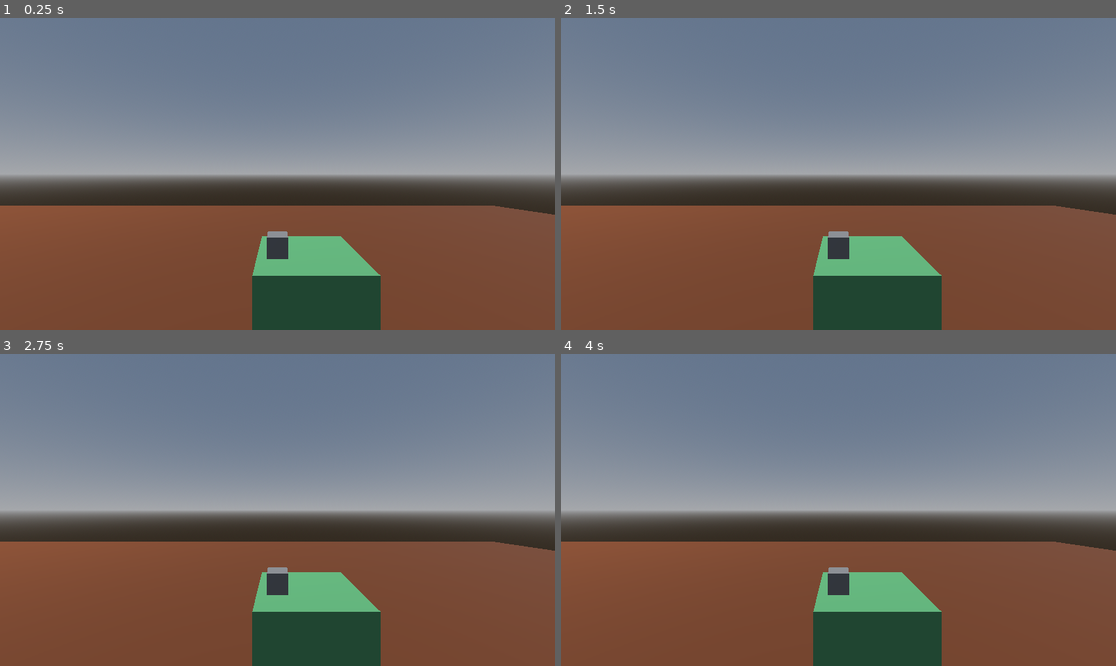
Above: before the commit, frames 1-4 (two rows, left to right).
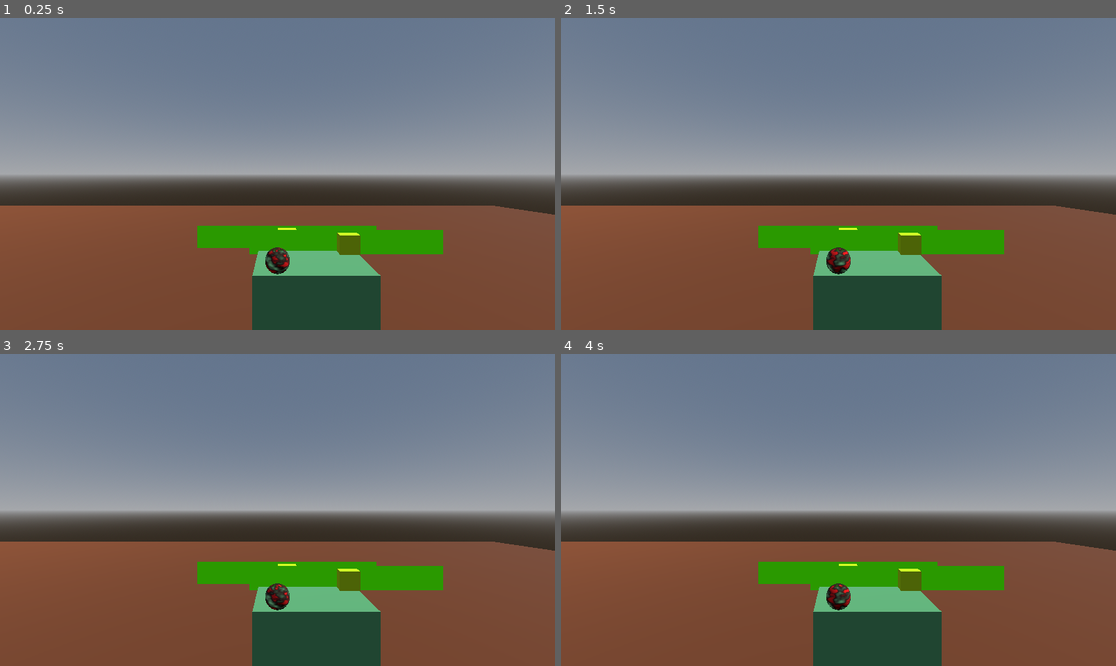
Above: after the commit, the same moments.

Repository: Akkuun/AreneDeMagiciens
Game: Godot game, scene res://Scenes/main.tscn
Same seed, same stepped clock (60 frames per second), same inputs: the game is played once before the commit and once after it.
Inputs (mouse positions are in pixels of both pictures, inside the frame that each line leads up to):
- Up to frame 1 (0.25 s): no input
- Up to frame 2 (1.5 s): tap Enter (ui_accept) at 0.5, 0.77, 1.07 s; move the mouse to (960, 158) at 0.52 s; hold Right (ui_right) 0.53-1.25 s; click (960, 158) at 0.67 s; drag from (727, 189) to (810, 236) at 1.27 s
- Up to frame 3 (2.75 s): move the mouse to (333, 441) at 2.02 s; hold Right (ui_right) from 2.03 s (still down)
- Up to frame 4 (4 s): release Right (ui_right) at 2.75 s; drag from (810, 572) to (672, 463) at 2.77 s; move the mouse to (1005, 556) at 3.52 s; hold Left (ui_left) from 3.53 s (still down); tap Enter (ui_accept) at 3.77 s

The runs differ from the first frame. In frame 1, 3.8% of the frame differs, in the area x 35-80%, y 66-83%; in frame 2, 3.8%; in frame 3, 3.8%; in frame 4, 3.8%.

Commit message:
status handling

Diff:
--- /dev/null
+++ b/jeu/arene-de-magicien/Scenes/components/entities/health_bar.gd
@@ -0,0 +1,10 @@
+extends Sprite3D
+
+@export var max_value: int = 100
+
+func _ready() -> void:
+	$SubViewport/ProgressBar.max_value = max_value
+	$SubViewport/ProgressBar.value = max_value
+
+func update_value(value: int):
+	$SubViewport/ProgressBar.value = value
--- /dev/null
+++ b/jeu/arene-de-magicien/Scenes/components/entities/health_bar.tscn
@@ -0,0 +1,39 @@
+[gd_scene load_steps=5 format=3 uid="uid://cahg2cogmbwae"]
+
+[ext_resource type="Script" uid="uid://bho3lehmadwfg" path="res://scenes/components/entities/health_bar.gd" id="1_atoxo"]
+
+[sub_resource type="ViewportTexture" id="ViewportTexture_atoxo"]
+viewport_path = NodePath("SubViewport")
+
+[sub_resource type="StyleBoxFlat" id="StyleBoxFlat_atoxo"]
+bg_color = Color(0.6, 0, 0, 0.078431375)
+
+[sub_resource type="StyleBoxFlat" id="StyleBoxFlat_52mkm"]
+bg_color = Color(0.16999999, 0.6, 0, 1)
+
+[node name="HealthBar" type="Sprite3D"]
+billboard = 2
+texture = SubResource("ViewportTexture_atoxo")
+script = ExtResource("1_atoxo")
+
+[node name="SubViewport" type="SubViewport" parent="."]
+disable_3d = true
+transparent_bg = true
+size = Vector2i(200, 25)
+size_2d_override = Vector2i(100, 20)
+
+[node name="ProgressBar" type="ProgressBar" parent="SubViewport"]
+anchors_preset = 4
+anchor_top = 0.5
+anchor_bottom = 0.5
+offset_top = -10.0
+offset_right = 200.0
+offset_bottom = 15.0
+grow_vertical = 2
+size_flags_horizontal = 3
+size_flags_vertical = 2
+theme_override_styles/background = SubResource("StyleBoxFlat_atoxo")
+theme_override_styles/fill = SubResource("StyleBoxFlat_52mkm")
+value = 50.0
+rounded = true
+show_percentage = false
--- /dev/null
+++ b/jeu/arene-de-magicien/Scenes/components/entities/life_component.gd
@@ -0,0 +1,25 @@
+extends Node
+
+signal dead()
+signal new_value(val: int)
+
+@export var max_life = 100
+@export var current_life = 0
+
+func _ready() -> void:
+	if(current_life == 0):
+		current_life = max_life
+
+func take_damage(quantity: int):
+	current_life -= quantity
+	if(current_life <= 0):
+		dead.emit()
+	else :
+		new_value.emit(current_life)
+
+func give_life(quantity: int):
+	current_life += quantity
+	if(current_life > max_life):
+		current_life = max_life
+
+	new_value.emit(current_life)
--- /dev/null
+++ b/jeu/arene-de-magicien/Scenes/components/entities/life_component.tscn
@@ -0,0 +1,6 @@
+[gd_scene load_steps=2 format=3 uid="uid://6kwajc2m7wut"]
+
+[ext_resource type="Script" uid="uid://b5ytkor1jhbdp" path="res://scenes/components/entities/life_component.gd" id="1_ple2v"]
+
+[node name="LifeComponent" type="Node"]
+script = ExtResource("1_ple2v")
--- /dev/null
+++ b/jeu/arene-de-magicien/Scenes/components/physic/status_giver.gd
@@ -0,0 +1,3 @@
+class_name StatusGiver extends Area3D
+
+@export var status: Global.StatusEnum
--- /dev/null
+++ b/jeu/arene-de-magicien/Scenes/components/physic/status_giver.tscn
@@ -0,0 +1,8 @@
+[gd_scene load_steps=2 format=3 uid="uid://cfher8otowoge"]
+
+[ext_resource type="Script" uid="uid://enq82v1do81s" path="res://scenes/components/physic/status_giver.gd" id="1_r5nho"]
+
+[node name="StatusGiver" type="Area3D"]
+collision_layer = 32768
+collision_mask = 0
+script = ExtResource("1_r5nho")
--- /dev/null
+++ b/jeu/arene-de-magicien/Scenes/components/physic/status_manager.gd
@@ -0,0 +1,73 @@
+extends Node3D
+
+const StatusEnum = Global.StatusEnum
+
+signal status_applied(status: StatusEnum)
+signal status_removed(status: StatusEnum)
+signal dammage_taken(quantity: int)
+
+@onready var status_giver_scene: PackedScene = load("res://scenes/components/physic/status_giver.tscn")
+
+@export var emit_shape : CollisionShape3D
+
+@export var status_tick_rates: Dictionary[StatusEnum, float] = {
+	StatusEnum.FIRE: 0.5,
+	StatusEnum.WATER: 0
+}
+var status_timers: Dictionary[StatusEnum, Timer];
+
+@export var status_damages: Dictionary[StatusEnum, int] = {
+	StatusEnum.FIRE: 10,
+	StatusEnum.WATER: 20
+}
+
+var active_status: Dictionary[StatusEnum, bool] = {
+	StatusEnum.FIRE: false,
+	StatusEnum.WATER: false
+}
+
+var active_givers: Dictionary[StatusEnum, StatusGiver]
+
+func _ready() -> void:
+	for child in get_children():
+		if(child is StatusReceiver):
+			child.status_entered.connect(received)
+			child.status_leaved.connect(leaved)
+
+
+func received(status: StatusEnum):
+	if(status == StatusEnum.WATER and active_status[StatusEnum.FIRE]):
+		remove_status(StatusEnum.FIRE)
+	elif(status == StatusEnum.FIRE and active_status[StatusEnum.WATER]):
+		return
+	elif(!active_status[status]):
+		active_status[status] = true
+		emit_signal("status_applied", status)
+		if(emit_shape != null):
+			var new_giver := status_giver_scene.instantiate() as StatusGiver
+			new_giver.status = status
+			new_giver.add_child(emit_shape.duplicate())
+			active_givers[status] = new_giver
+			add_child(new_giver)
+
+		if(status_tick_rates[status] != 0):
+			var timer := Timer.new()
+			timer.one_shot = false
+			timer.timeout.connect(func() : dammage_taken.emit(status_damages[status]))
+			status_timers[status] = timer
+			add_child(timer)
+			timer.start(status_tick_rates[status])
+
+func remove_status(status: StatusEnum):
+	if(active_status[status]):
+		active_status[status] = false
+		emit_signal("status_removed", status)
+		if(active_givers.has(status)):
+			active_givers[status].queue_free()
+			active_givers.erase(status)
+		if(status_timers.has(status)):
+			status_timers[status].queue_free()
+			status_timers.erase(status)
+
+func leaved(status: StatusEnum):
+	pass
--- /dev/null
+++ b/jeu/arene-de-magicien/Scenes/components/physic/status_manager.tscn
@@ -0,0 +1,6 @@
+[gd_scene load_steps=2 format=3 uid="uid://cadnxif7rc8x6"]
+
+[ext_resource type="Script" uid="uid://cn8ps7l038omn" path="res://scenes/components/physic/status_manager.gd" id="1_vanwc"]
+
+[node name="StatusManager" type="Node3D"]
+script = ExtResource("1_vanwc")
--- /dev/null
+++ b/jeu/arene-de-magicien/Scenes/components/physic/status_receiver.gd
@@ -0,0 +1,12 @@
+class_name StatusReceiver extends Area3D
+
+signal status_entered(status: Global.StatusEnum)
+signal status_leaved(status: Global.StatusEnum)
+
+
+func _on_area_entered(area: StatusGiver) -> void:
+	status_entered.emit(area.status)
+
+
+func _on_area_exited(area: StatusGiver) -> void:
+	status_leaved.emit(area.status)
--- /dev/null
+++ b/jeu/arene-de-magicien/Scenes/components/physic/status_receiver.tscn
@@ -0,0 +1,11 @@
+[gd_scene load_steps=2 format=3 uid="uid://6xrhl8xrpiap"]
+
+[ext_resource type="Script" uid="uid://bh06rqf0rrgfh" path="res://scenes/components/physic/status_receiver.gd" id="1_l6ku0"]
+
+[node name="StatusReceiver" type="Area3D"]
+collision_layer = 0
+collision_mask = 32768
+script = ExtResource("1_l6ku0")
+
+[connection signal="area_entered" from="." to="." method="_on_area_entered"]
+[connection signal="area_exited" from="." to="." method="_on_area_exited"]
--- a/jeu/arene-de-magicien/Scenes/levels/testing_level.tscn
+++ b/jeu/arene-de-magicien/Scenes/levels/testing_level.tscn
@@ -1,7 +1,8 @@
-[gd_scene load_steps=8 format=3 uid="uid://3sf17jrqljre"]
+[gd_scene load_steps=9 format=3 uid="uid://3sf17jrqljre"]
 
 [ext_resource type="PackedScene" uid="uid://eqpudws0tesx" path="res://scenes/player/player.tscn" id="1_11dnb"]
-[ext_resource type="PackedScene" uid="uid://b4a5ev65eq263" path="res://scenes/objects/box.tscn" id="2_otqx3"]
+[ext_resource type="PackedScene" uid="uid://2c5wbo30qr6t" path="res://scenes/objects/wood_box/wood_box.tscn" id="2_otqx3"]
+[ext_resource type="PackedScene" uid="uid://365incy5omk3" path="res://scenes/objects/fire_ball/fire_ball.tscn" id="3_w33dm"]
 
 [sub_resource type="ProceduralSkyMaterial" id="ProceduralSkyMaterial_11dnb"]
 
@@ -39,5 +40,11 @@
 transform = Transform3D(1, 0, 0, 0, 1, 0, 0, 0, 1, 2, 0.6, 0)
 material = SubResource("StandardMaterial3D_otqx3")
 
-[node name="Box" parent="." instance=ExtResource("2_otqx3")]
-transform = Transform3D(1, 0, 0, 0, 1, 0, 0, 0, 1, 0, 1, -2)
+[node name="WoodBox" parent="." instance=ExtResource("2_otqx3")]
+transform = Transform3D(1, 0, 0, 0, 1, 0, 0, 0, 1, 0.10541484, 1.0123209, -2.2643876)
+
+[node name="WoodBox2" parent="." instance=ExtResource("2_otqx3")]
+transform = Transform3D(1, 0, 0, 0, 1, 0, 0, 0, 1, 0.71281457, 1.0123209, -2.0978372)
+
+[node name="FireBall" parent="." instance=ExtResource("3_w33dm")]
+transform = Transform3D(1, 0, 0, 0, 1, 0, 0, 0, 1, 0, 0.96902835, -1.6511594)
--- a/jeu/arene-de-magicien/Scenes/objects/box.tscn
+++ /dev/null
@@ -1,33 +0,0 @@
-[gd_scene load_steps=5 format=3 uid="uid://b4a5ev65eq263"]
-
-[ext_resource type="Script" uid="uid://0p0evtue2h4p" path="res://addons/godot-xr-tools/objects/pickable.gd" id="1_tf0hf"]
-[ext_resource type="Script" uid="uid://d2kkwux61u3vr" path="res://addons/godot-xr-tools/objects/grab_points/grab_point_hand.gd" id="2_vfogt"]
-
-[sub_resource type="BoxShape3D" id="BoxShape3D_fjwrh"]
-size = Vector3(0.2, 0.2, 0.2)
-
-[sub_resource type="BoxMesh" id="BoxMesh_e81tp"]
-size = Vector3(0.2, 0.2, 0.2)
-
-[node name="Box" type="RigidBody3D"]
-collision_layer = 4
-collision_mask = 196615
-script = ExtResource("1_tf0hf")
-metadata/_custom_type_script = "uid://0p0evtue2h4p"
-
-[node name="CollisionShape3D" type="CollisionShape3D" parent="."]
-shape = SubResource("BoxShape3D_fjwrh")
-
-[node name="Model" type="MeshInstance3D" parent="."]
-mesh = SubResource("BoxMesh_e81tp")
-
-[node name="XRToolsGrabPointHand" type="Marker3D" parent="."]
-transform = Transform3D(0.462973, -0.7811323, 0.4189133, 0.860253, 0.5098674, 0, -0.21359025, 0.3603714, 0.9080262, -0.15354282, -0.06509051, 0)
-script = ExtResource("2_vfogt")
-metadata/_custom_type_script = "uid://d2kkwux61u3vr"
-
-[node name="XRToolsGrabPointHand2" type="Marker3D" parent="."]
-transform = Transform3D(0.6046091, 0.6581296, -0.4486796, -0.736416, 0.67652905, 0, 0.3035448, 0.33041483, 0.8936927, 0.14744878, -0.06536585, 0)
-script = ExtResource("2_vfogt")
-hand = 1
-metadata/_custom_type_script = "uid://d2kkwux61u3vr"
--- /dev/null
+++ b/jeu/arene-de-magicien/Scenes/objects/fire_ball/fire_ball.tscn
@@ -0,0 +1,32 @@
+[gd_scene load_steps=7 format=3 uid="uid://365incy5omk3"]
+
+[ext_resource type="PackedScene" uid="uid://cfher8otowoge" path="res://scenes/components/physic/status_giver.tscn" id="1_8jl72"]
+[ext_resource type="Script" uid="uid://0p0evtue2h4p" path="res://addons/godot-xr-tools/objects/pickable.gd" id="1_vhx4u"]
+[ext_resource type="Material" uid="uid://djjwuh3t4tgsg" path="res://resources/materials/fire_material.tres" id="2_t5jws"]
+
+[sub_resource type="SphereShape3D" id="SphereShape3D_dpp8x"]
+radius = 0.1
+
+[sub_resource type="SphereMesh" id="SphereMesh_8jl72"]
+material = ExtResource("2_t5jws")
+radius = 0.1
+height = 0.2
+
+[sub_resource type="SphereShape3D" id="SphereShape3D_06g50"]
+radius = 0.15
+
+[node name="FireBall" type="RigidBody3D"]
+script = ExtResource("1_vhx4u")
+metadata/_custom_type_script = "uid://0p0evtue2h4p"
+
+[node name="CollisionShape3D" type="CollisionShape3D" parent="."]
+shape = SubResource("SphereShape3D_dpp8x")
+
+[node name="MeshInstance3D" type="MeshInstance3D" parent="."]
+mesh = SubResource("SphereMesh_8jl72")
+skeleton = NodePath("")
+
+[node name="StatusGiver" parent="." instance=ExtResource("1_8jl72")]
+
+[node name="CollisionShape3D" type="CollisionShape3D" parent="StatusGiver"]
+shape = SubResource("SphereShape3D_06g50")
--- /dev/null
+++ b/jeu/arene-de-magicien/Scenes/objects/wood_box/wood_box.gd
@@ -0,0 +1,22 @@
+@tool
+extends XRToolsPickable
+
+
+@export var fine_material: BaseMaterial3D
+@export var on_fire_material: ShaderMaterial
+
+func _ready():
+	$Model.material_overlay = fine_material
+
+func _on_status_manager_status_applied(status: int) -> void:
+	if(status == Global.StatusEnum.FIRE):
+		$Model.material_overlay = on_fire_material
+
+
+func _on_status_manager_status_removed(status: int) -> void:
+	$Model.material_overlay = fine_material
+	$Model.material_overlay = null
+
+
+func _on_life_component_dead() -> void:
+	queue_free()
--- /dev/null
+++ b/jeu/arene-de-magicien/Scenes/objects/wood_box/wood_box.tscn
@@ -0,0 +1,77 @@
+[gd_scene load_steps=14 format=3 uid="uid://2c5wbo30qr6t"]
+
+[ext_resource type="Script" uid="uid://co05522ifjsgl" path="res://scenes/objects/wood_box/wood_box.gd" id="1_v73se"]
+[ext_resource type="Script" uid="uid://d2kkwux61u3vr" path="res://addons/godot-xr-tools/objects/grab_points/grab_point_hand.gd" id="2_gftlw"]
+[ext_resource type="Material" uid="uid://djjwuh3t4tgsg" path="res://resources/materials/fire_material.tres" id="2_v73se"]
+[ext_resource type="PackedScene" uid="uid://cadnxif7rc8x6" path="res://scenes/components/physic/status_manager.tscn" id="3_vcypb"]
+[ext_resource type="PackedScene" uid="uid://6xrhl8xrpiap" path="res://scenes/components/physic/status_receiver.tscn" id="4_1bmi6"]
+[ext_resource type="PackedScene" uid="uid://6kwajc2m7wut" path="res://scenes/components/entities/life_component.tscn" id="6_gftlw"]
+[ext_resource type="PackedScene" uid="uid://cahg2cogmbwae" path="res://scenes/components/entities/health_bar.tscn" id="7_vcypb"]
+
+[sub_resource type="StandardMaterial3D" id="StandardMaterial3D_1bmi6"]
+albedo_color = Color(0.83333325, 1, 0, 1)
+
+[sub_resource type="BoxShape3D" id="BoxShape3D_1bmi6"]
+size = Vector3(0.21, 0.21, 0.21)
+
+[sub_resource type="BoxShape3D" id="BoxShape3D_v73se"]
+size = Vector3(0.3, 0.3, 0.3)
+
+[sub_resource type="ViewportTexture" id="ViewportTexture_vquhi"]
+viewport_path = NodePath("SubViewport")
+
+[sub_resource type="BoxShape3D" id="BoxShape3D_fjwrh"]
+size = Vector3(0.2, 0.2, 0.2)
+
+[sub_resource type="BoxMesh" id="BoxMesh_e81tp"]
+size = Vector3(0.2, 0.2, 0.2)
+
+[node name="WoodBox" type="RigidBody3D"]
+collision_layer = 4
+collision_mask = 196615
+script = ExtResource("1_v73se")
+fine_material = SubResource("StandardMaterial3D_1bmi6")
+on_fire_material = ExtResource("2_v73se")
+metadata/_custom_type_script = "uid://0p0evtue2h4p"
+
+[node name="StatusManager" parent="." node_paths=PackedStringArray("emit_shape") instance=ExtResource("3_vcypb")]
+emit_shape = NodePath("StatusReceiver2/CollisionShape3D")
+
+[node name="CollisionShape3D" type="CollisionShape3D" parent="StatusManager"]
+shape = SubResource("BoxShape3D_1bmi6")
+
+[node name="StatusReceiver2" parent="StatusManager" instance=ExtResource("4_1bmi6")]
+
+[node name="CollisionShape3D" type="CollisionShape3D" parent="StatusManager/StatusReceiver2"]
+shape = SubResource("BoxShape3D_v73se")
+
+[node name="LifeComponent" parent="." instance=ExtResource("6_gftlw")]
+current_life = 100
+
+[node name="HealthBar" parent="." instance=ExtResource("7_vcypb")]
+texture = SubResource("ViewportTexture_vquhi")
+
+[node name="CollisionShape3D" type="CollisionShape3D" parent="."]
+shape = SubResource("BoxShape3D_fjwrh")
+
+[node name="Model" type="MeshInstance3D" parent="."]
+material_override = SubResource("StandardMaterial3D_1bmi6")
+material_overlay = SubResource("StandardMaterial3D_1bmi6")
+mesh = SubResource("BoxMesh_e81tp")
+
+[node name="XRToolsGrabPointHand" type="Marker3D" parent="."]
+transform = Transform3D(0.462973, -0.7811323, 0.4189133, 0.860253, 0.5098674, 0, -0.21359025, 0.3603714, 0.9080262, -0.15354282, -0.06509051, 0)
+script = ExtResource("2_gftlw")
+metadata/_custom_type_script = "uid://d2kkwux61u3vr"
+
+[node name="XRToolsGrabPointHand2" type="Marker3D" parent="."]
+transform = Transform3D(0.6046091, 0.6581296, -0.4486796, -0.736416, 0.67652905, 0, 0.3035448, 0.33041483, 0.8936927, 0.14744878, -0.06536585, 0)
+script = ExtResource("2_gftlw")
+hand = 1
+metadata/_custom_type_script = "uid://d2kkwux61u3vr"
+
+[connection signal="dammage_taken" from="StatusManager" to="LifeComponent" method="take_damage"]
+[connection signal="status_applied" from="StatusManager" to="." method="_on_status_manager_status_applied"]
+[connection signal="status_removed" from="StatusManager" to="." method="_on_status_manager_status_removed"]
+[connection signal="dead" from="LifeComponent" to="." method="_on_life_component_dead"]
+[connection signal="new_value" from="LifeComponent" to="HealthBar" method="update_value"]
--- a/jeu/arene-de-magicien/project.godot
+++ b/jeu/arene-de-magicien/project.godot
@@ -19,6 +19,7 @@
 
 XRToolsUserSettings="*res://addons/godot-xr-tools/user_settings/user_settings.gd"
 XRToolsRumbleManager="*res://addons/godot-xr-tools/rumble/rumble_manager.gd"
+Global="*res://scripts/global.gd"
 
 [editor_plugins]
 
@@ -30,6 +31,7 @@
 3d_physics/layer_2="Dynamic World"
 3d_physics/layer_3="Pickable Objects"
 3d_physics/layer_4="Wall Walking"
+3d_physics/layer_16="Status"
 3d_physics/layer_17="Held Objects"
 3d_physics/layer_18="Player Hands"
 3d_physics/layer_19="Grab Handles"
--- /dev/null
+++ b/jeu/arene-de-magicien/resources/materials/fire.gdshader
@@ -0,0 +1,22 @@
+shader_type spatial;
+
+uniform sampler2D noise;
+uniform sampler2D gradient;
+uniform float speed = 0.1;
+
+void vertex() {
+	// Called for every vertex the material is visible on.
+}
+
+void fragment() {
+	float xvalue = texture(noise, UV + vec2(0, TIME * speed)).r;
+	vec4 value = texture(gradient, vec2(xvalue, 0));
+	ALBEDO = value.rgb;
+	ALPHA = value.a;
+	// Called for every pixel the material is visible on.
+}
+
+//void light() {
+//	// Called for every pixel for every light affecting the material.
+//	// Uncomment to replace the default light processing function with this one.
+//}
--- /dev/null
+++ b/jeu/arene-de-magicien/resources/materials/fire_material.tres
@@ -0,0 +1,23 @@
+[gd_resource type="ShaderMaterial" load_steps=6 format=3 uid="uid://djjwuh3t4tgsg"]
+
+[ext_resource type="Shader" uid="uid://bfelja6mnclpr" path="res://resources/materials/fire.gdshader" id="1_iavew"]
+
+[sub_resource type="Gradient" id="Gradient_iavew"]
+offsets = PackedFloat32Array(0, 0.5509259, 0.7152778)
+colors = PackedColorArray(0, 0, 0, 0, 0.18, 0.054000005, 0, 1, 1, 0, 0, 1)
+
+[sub_resource type="GradientTexture1D" id="GradientTexture1D_bvs0t"]
+gradient = SubResource("Gradient_iavew")
+
+[sub_resource type="FastNoiseLite" id="FastNoiseLite_sa3hr"]
+
+[sub_resource type="NoiseTexture2D" id="NoiseTexture2D_21csx"]
+noise = SubResource("FastNoiseLite_sa3hr")
+seamless = true
+
+[resource]
+render_priority = 0
+shader = ExtResource("1_iavew")
+shader_parameter/noise = SubResource("NoiseTexture2D_21csx")
+shader_parameter/gradient = SubResource("GradientTexture1D_bvs0t")
+shader_parameter/speed = 0.38
--- /dev/null
+++ b/jeu/arene-de-magicien/scripts/global.gd
@@ -0,0 +1,6 @@
+extends Node
+
+enum StatusEnum {
+	FIRE,
+	WATER
+}
Not shown, added: jeu/arene-de-magicien/Scenes/components/entities/health_bar.gd.uid
Not shown, added: jeu/arene-de-magicien/Scenes/components/entities/life_component.gd.uid
Not shown, added: jeu/arene-de-magicien/Scenes/components/physic/status_giver.gd.uid
Not shown, added: jeu/arene-de-magicien/Scenes/components/physic/status_manager.gd.uid
Not shown, added: jeu/arene-de-magicien/Scenes/components/physic/status_receiver.gd.uid
Not shown, added: jeu/arene-de-magicien/Scenes/objects/wood_box/wood_box.gd.uid
Not shown, added: jeu/arene-de-magicien/resources/materials/fire.gdshader.uid
Not shown, added: jeu/arene-de-magicien/scripts/global.gd.uid
